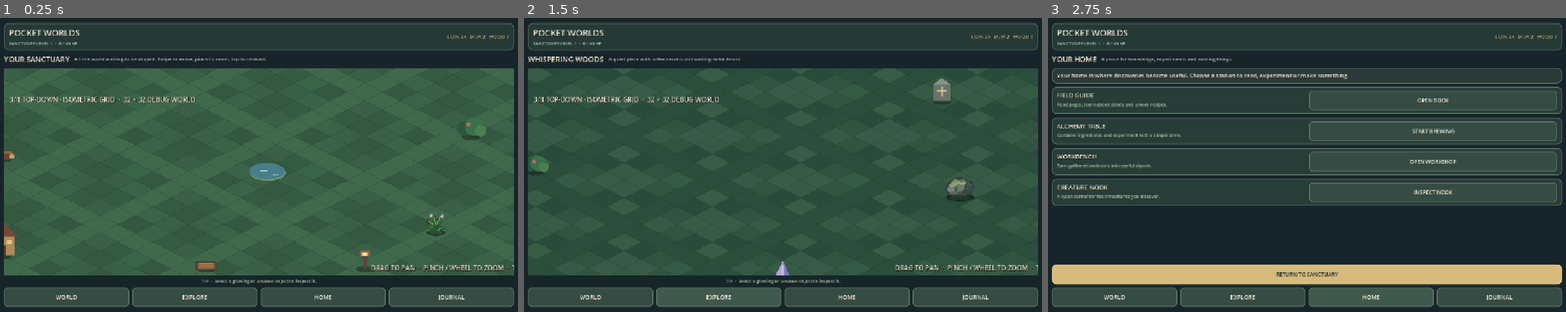
Above: before the commit, frames 1-3 (left to right).
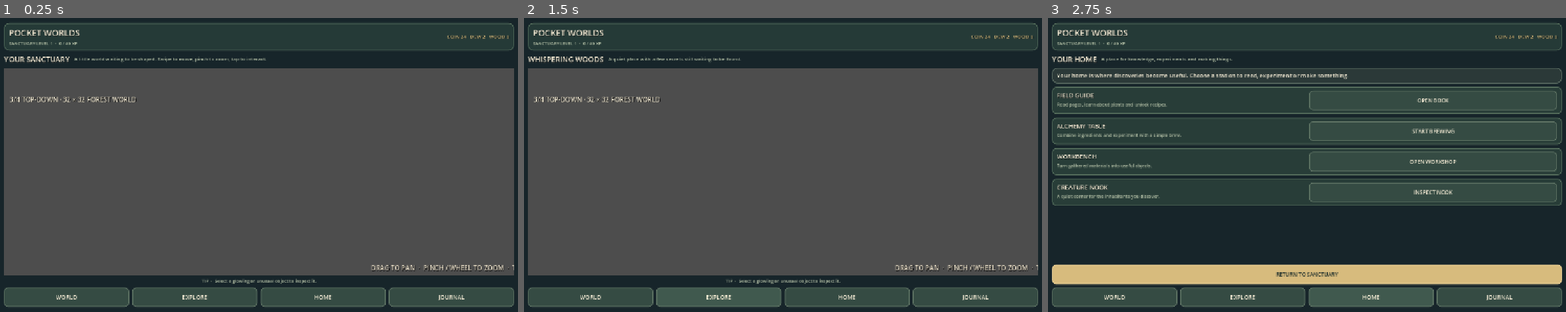
Above: after the commit, the same moments.

Repository: Kryodo/PocketWorlds
Game: Godot game, scene res://scenes/app/main.tscn
The game is run twice, just before and just after one commit, with the same random seed, the same clock (stepped at 60 frames per second) and the same inputs.
Inputs:
- Up to frame 1 (0.25 s): no input
- Up to frame 2 (1.5 s): click "WORLD" at 0.5 s; click "EXPLORE" at 1.25 s
- Up to frame 3 (2.75 s): click "HOME" at 2 s

The runs differ from the first frame. In frame 1, 37% of the frame differs, in the area x 0-100%, y 17-88%; in frame 2, 49%; in frame 3, nothing differs.
Error after the commit: Parse Error: Could not preload resource script "res://scripts/world/forest_ground_tile_generator.gd". (res://scripts/world/world_ground_tiles.gd:4)

Commit message:
Add generated forest terrain tiles and renderer

Diff:
--- /dev/null
+++ b/scripts/world/forest_ground_tile_generator.gd
@@ -0,0 +1,167 @@
+@tool
+class_name ForestGroundTileGenerator
+extends RefCounted
+
+const TILE_SIZE := Vector2i(192, 96)
+const ASSET_DEFINITION_SCRIPT := preload("res://scripts/world/pw_asset_definition.gd")
+const ASSET_IDS: Array[String] = [
+	"forest_grass",
+	"forest_grass_flowers",
+	"forest_wildflowers",
+	"forest_dirt_path",
+	"forest_dirt_path_bare",
+	"forest_rocky_ground"
+]
+
+static func generate_all_assets(overwrite_existing: bool = false) -> Dictionary:
+	var result := {"generated": [], "skipped": [], "errors": []}
+	_ensure_directory("res://assets/sprites")
+	_ensure_directory("res://assets/definitions")
+	for asset_id in ASSET_IDS:
+		var texture_path := "res://assets/sprites/%s.png" % asset_id
+		var definition_path := "res://assets/definitions/%s.tres" % asset_id
+		var source_root := "res://assets/source_art/%s" % asset_id
+		if not overwrite_existing and FileAccess.file_exists(ProjectSettings.globalize_path(texture_path)) and ResourceLoader.exists(definition_path):
+			result["skipped"].append(asset_id)
+			continue
+		var image := create_image(asset_id)
+		var save_error := image.save_png(ProjectSettings.globalize_path(texture_path))
+		if save_error != OK:
+			result["errors"].append("%s PNG save failed: %d" % [asset_id, save_error])
+			continue
+		var definition = ASSET_DEFINITION_SCRIPT.new()
+		definition.asset_id = StringName(asset_id)
+		definition.display_name = _display_name(asset_id)
+		definition.category = &"ground"
+		definition.tags = [ &"ground", &"terrain", &"forest" ]
+		definition.texture_path = texture_path
+		definition.texture_size_px = TILE_SIZE
+		definition.ground_anchor_px = Vector2(TILE_SIZE) * 0.5
+		definition.footprint_size = Vector2i.ONE
+		definition.asset_role = 1
+		definition.sprite_scale = Vector2(0.5, 0.5)
+		var resource_error := ResourceSaver.save(definition, definition_path)
+		if resource_error != OK:
+			result["errors"].append("%s definition save failed: %d" % [asset_id, resource_error])
+			continue
+		var source_error := _save_source_layers(asset_id, image, source_root)
+		if source_error != OK:
+			result["errors"].append("%s source save failed: %d" % [asset_id, source_error])
+			continue
+		result["generated"].append(asset_id)
+	return result
+
+static func create_image(asset_id: String) -> Image:
+	var image := Image.create(TILE_SIZE.x, TILE_SIZE.y, false, Image.FORMAT_RGBA8)
+	image.fill(Color(0.0, 0.0, 0.0, 0.0))
+	var seed := absi(asset_id.hash()) % 997
+	var palette := _palette_for(asset_id)
+	for y in range(TILE_SIZE.y):
+		for x in range(TILE_SIZE.x):
+			var diamond_distance := absf(float(x) - 95.5) / 95.5 + absf(float(y) - 47.5) / 47.5
+			if diamond_distance > 1.0:
+				continue
+			var variation := posmod(x * 17 + y * 31 + seed * 13 + x * y, 13)
+			var color: Color = palette[variation % palette.size()]
+			if (asset_id.begins_with("forest_dirt") and variation == 2) or (asset_id == "forest_rocky_ground" and variation == 4):
+				color = palette[0].darkened(0.12)
+			image.set_pixel(x, y, color)
+	_add_terrain_details(image, asset_id, seed, palette)
+	return image
+
+static func _palette_for(asset_id: String) -> Array[Color]:
+	if asset_id.begins_with("forest_dirt"):
+		if asset_id == "forest_dirt_path_bare":
+			return [Color("78583e"), Color("856244"), Color("906b49"), Color("9b7650"), Color("a9845a"), Color("6f5039")]
+		return [Color("4e6944"), Color("6e7049"), Color("846b4a"), Color("927650"), Color("a1845d"), Color("5f7047")]
+	if asset_id == "forest_rocky_ground":
+		return [Color("59695a"), Color("667567"), Color("74806c"), Color("858776"), Color("989583"), Color("4d5e51")]
+	if asset_id == "forest_wildflowers":
+		return [Color("315b3d"), Color("3a6842"), Color("46754a"), Color("54804f"), Color("648b58"), Color("426b45")]
+	return [Color("315c3c"), Color("386743"), Color("427049"), Color("4b7850"), Color("568253"), Color("628a59")]
+
+static func _add_terrain_details(image: Image, asset_id: String, seed: int, palette: Array[Color]) -> void:
+	if asset_id.begins_with("forest_dirt"):
+		for index in range(54):
+			var px := 12 + posmod(index * 37 + seed, 168)
+			var py := 5 + posmod(index * 19 + seed * 3, 86)
+			if _inside_diamond(px, py):
+				var tone: Color = palette[posmod(index, palette.size())]
+				_paint_pixel(image, px, py, tone.lightened(0.10 if index % 3 == 0 else 0.0))
+		return
+	if asset_id == "forest_rocky_ground":
+		for index in range(26):
+			var px := 10 + posmod(index * 43 + seed, 172)
+			var py := 4 + posmod(index * 23 + seed * 5, 88)
+			if _inside_diamond(px, py):
+				var stone := Color("b0aa96") if index % 4 == 0 else Color("46564d")
+				_paint_cluster(image, px, py, stone, 1 if index % 3 == 0 else 2)
+		return
+	for index in range(42):
+		var px := 8 + posmod(index * 41 + seed, 176)
+		var py := 3 + posmod(index * 29 + seed * 7, 90)
+		if not _inside_diamond(px, py):
+			continue
+		var blade := Color("8ca96a") if index % 4 == 0 else Color("294d35")
+		_paint_pixel(image, px, py, blade)
+		if index % 5 == 0 and _inside_diamond(px + 1, py - 1):
+			_paint_pixel(image, px + 1, py - 1, blade.lightened(0.08))
+	if asset_id == "forest_grass_flowers" or asset_id == "forest_wildflowers":
+		var flower_count := 8 if asset_id == "forest_grass_flowers" else 18
+		for index in range(flower_count):
+			var px := 12 + posmod(index * 53 + seed, 168)
+			var py := 4 + posmod(index * 31 + seed * 11, 88)
+			if _inside_diamond(px, py):
+				var flower := Color("f0d78a") if index % 3 == 0 else (Color("e7b9d3") if index % 3 == 1 else Color("eee7c9"))
+				_paint_cluster(image, px, py, flower, 1)
+
+static func _inside_diamond(x: int, y: int) -> bool:
+	return absf(float(x) - 95.5) / 95.5 + absf(float(y) - 47.5) / 47.5 <= 1.0
+
+static func _paint_pixel(image: Image, x: int, y: int, color: Color) -> void:
+	if x >= 0 and y >= 0 and x < TILE_SIZE.x and y < TILE_SIZE.y and _inside_diamond(x, y):
+		image.set_pixel(x, y, color)
+
+static func _paint_cluster(image: Image, x: int, y: int, color: Color, radius: int) -> void:
+	for oy in range(-radius, radius + 1):
+		for ox in range(-radius, radius + 1):
+			if abs(ox) + abs(oy) <= radius + 1:
+				_paint_pixel(image, x + ox, y + oy, color)
+
+static func _save_source_layers(asset_id: String, composite: Image, source_root: String) -> Error:
+	_ensure_directory(source_root + "/layers")
+	var transparent := Image.create(TILE_SIZE.x, TILE_SIZE.y, false, Image.FORMAT_RGBA8)
+	transparent.fill(Color(0.0, 0.0, 0.0, 0.0))
+	var layers := [
+		{"name": "Shadow Paintover", "file": "layer_00.png", "image": transparent},
+		{"name": "Base Art", "file": "layer_01.png", "image": composite},
+		{"name": "Highlight Paintover", "file": "layer_02.png", "image": transparent}
+	]
+	for layer in layers:
+		var image: Image = layer["image"]
+		var error := image.save_png(ProjectSettings.globalize_path(source_root + "/layers/" + layer["file"]))
+		if error != OK:
+			return error
+	var document := {
+		"version": 1,
+		"asset_id": asset_id,
+		"size": [TILE_SIZE.x, TILE_SIZE.y],
+		"ground_anchor_px": [TILE_SIZE.x / 2, TILE_SIZE.y / 2],
+		"footprint_size": [1, 1],
+		"layers": [
+			{"name": layer["name"], "file": layer["file"]} for layer in layers
+		]
+	}
+	var file := FileAccess.open(ProjectSettings.globalize_path(source_root + "/document.json"), FileAccess.WRITE)
+	if file == null:
+		return FileAccess.get_open_error()
+	file.store_string(JSON.stringify(document, "\t"))
+	file.close()
+	return OK
+
+static func _ensure_directory(res_path: String) -> void:
+	DirAccess.make_dir_recursive_absolute(ProjectSettings.globalize_path(res_path))
+
+static func _display_name(asset_id: String) -> String:
+	var readable := asset_id.trim_prefix("forest_").replace("_", " ")
+	return readable.capitalize()
--- a/scripts/world/world_board.gd
+++ b/scripts/world/world_board.gd
@@ -10,9 +10,9 @@
 
 const WORLD_OBJECTS := {
 	"sanctuary": [
-		{"id": "old_oak", "name": "Old Oak", "x": 8, "y": 7, "asset_id": "old_oak", "kind": "tree", "footprint_size": Vector2i(2, 2), "selection_size": Vector2(112, 132), "visual_scale": 1.45},
+		{"id": "old_oak", "name": "Old Oak", "x": 8, "y": 7, "asset_id": "old_oak", "kind": "tree", "footprint_size": Vector2i(2, 2), "selection_size": Vector2(214, 220), "visual_scale": 1.45},
 		{"id": "berry_bush", "name": "Berry Bush", "x": 19, "y": 7, "kind": "bush", "footprint_size": Vector2i(2, 2), "selection_size": Vector2(82, 62), "visual_scale": 1.2},
-		{"id": "moonpetal_plant", "name": "Moonpetal Plant", "x": 24, "y": 14, "asset_id": "moonpetal_plant", "kind": "plant", "footprint_size": Vector2i(1, 1), "selection_size": Vector2(72, 78)},
+		{"id": "moonpetal_plant", "name": "Moonpetal Plant", "x": 24, "y": 14, "asset_id": "moonpetal_plant", "kind": "plant", "footprint_size": Vector2i(1, 1), "selection_size": Vector2(92, 100)},
 		{"id": "pond", "name": "Quiet Pond", "x": 15, "y": 15, "kind": "pond", "footprint_size": Vector2i(3, 2), "selection_size": Vector2(128, 74)},
 		{"id": "fallen_log", "name": "Fallen Log", "x": 7, "y": 22, "kind": "log", "footprint_size": Vector2i(2, 1), "selection_size": Vector2(82, 42)},
 		{"id": "garden_bed", "name": "Garden Bed", "x": 19, "y": 22, "kind": "garden", "footprint_size": Vector2i(2, 2), "selection_size": Vector2(76, 54)},
@@ -23,7 +23,7 @@
 		{"id": "ancient_marker", "name": "Ancient Marker", "x": 16, "y": 7, "kind": "marker", "footprint_size": Vector2i(1, 1), "selection_size": Vector2(76, 90)},
 		{"id": "moonseed_patch", "name": "Moonpetal Patch", "x": 8, "y": 22, "kind": "flowers", "footprint_size": Vector2i(2, 2), "selection_size": Vector2(94, 66)},
 		{"id": "crystal_cache", "name": "Crystal Cache", "x": 22, "y": 22, "kind": "crystal", "footprint_size": Vector2i(1, 1), "selection_size": Vector2(70, 86)},
-		{"id": "mossy_stone", "name": "Mossy Stone", "x": 22, "y": 12, "asset_id": "mossy_rock", "kind": "stone", "footprint_size": Vector2i(1, 1), "selection_size": Vector2(78, 64)}
+		{"id": "mossy_stone", "name": "Mossy Stone", "x": 22, "y": 12, "asset_id": "mossy_rock", "kind": "stone", "footprint_size": Vector2i(1, 1), "selection_size": Vector2(118, 108)}
 	]
 }
 
@@ -33,7 +33,7 @@
 var _world_viewport: SubViewport
 var _camera: Camera2D
 var _camera_controller: WorldCameraController
-var _ground: WorldDebugGround
+var _ground: WorldGroundTiles
 var _objects_root: Node2D
 var _input_overlay: Control
 var _projection_label: Label
@@ -76,8 +76,8 @@
 	world_root.name = "WorldRoot"
 	_world_viewport.add_child(world_root)
 
-	_ground = WorldDebugGround.new()
-	_ground.name = "DebugGround"
+	_ground = WorldGroundTiles.new()
+	_ground.name = "GroundTiles"
 	world_root.add_child(_ground)
 
 	_objects_root = Node2D.new()
@@ -104,7 +104,7 @@
 	add_child(_input_overlay)
 
 	_projection_label = Label.new()
-	_projection_label.text = "3/4 TOP-DOWN · ISOMETRIC GRID  ·  32 × 32 DEBUG WORLD"
+	_projection_label.text = "3/4 TOP-DOWN · 32 × 32 FOREST WORLD"
 	_projection_label.position = Vector2(14, 66)
 	_projection_label.add_theme_color_override("font_color", Color("f2ead4"))
 	_projection_label.add_theme_color_override("font_shadow_color", Color(0, 0, 0, 0.75))
@@ -235,8 +235,7 @@
 		elif entity is WorldDebugObject:
 			(entity as WorldDebugObject).selected = false
 		entity.queue_redraw()
-	_ground.selected_cell = cell
-	_ground.queue_redraw()
+	_ground.set_selected_cell(cell)
 	empty_tile_selected.emit(cell)
 
 func _select_entity(entity: Node2D) -> void:
@@ -247,8 +246,7 @@
 			(item as WorldDebugObject).selected = item == entity
 		item.queue_redraw()
 	_selected_cell = Vector2i(-1, -1)
-	_ground.selected_cell = _selected_cell
-	_ground.queue_redraw()
+	_ground.set_selected_cell(_selected_cell)
 	var object_id := ""
 	if entity is WorldEntity:
 		object_id = (entity as WorldEntity).object_id
--- /dev/null
+++ b/scripts/world/world_ground_tiles.gd
@@ -0,0 +1,106 @@
+class_name WorldGroundTiles
+extends Node2D
+
+const TILE_GENERATOR := preload("res://scripts/world/forest_ground_tile_generator.gd")
+
+var projection: GridProjection
+var map_size: Vector2i = Vector2i(32, 32)
+var world_id: String = "sanctuary"
+var selected_cell: Vector2i = Vector2i(-1, -1)
+
+var _terrain_root: Node2D
+var _selection_outline: Line2D
+var _texture_cache: Dictionary = {}
+
+func configure(next_projection: GridProjection, next_map_size: Vector2i, next_world_id: String) -> void:
+	projection = next_projection
+	map_size = next_map_size
+	world_id = next_world_id
+	_rebuild_tiles()
+	_update_selection_outline()
+
+func set_selected_cell(cell: Vector2i) -> void:
+	selected_cell = cell
+	_update_selection_outline()
+
+func _ensure_render_nodes() -> void:
+	if not is_instance_valid(_terrain_root):
+		_terrain_root = Node2D.new()
+		_terrain_root.name = "TerrainSprites"
+		_terrain_root.z_index = -100
+		add_child(_terrain_root)
+	if not is_instance_valid(_selection_outline):
+		_selection_outline = Line2D.new()
+		_selection_outline.name = "SelectedCellOutline"
+		_selection_outline.width = 2.0
+		_selection_outline.default_color = Color("f2d58a")
+		_selection_outline.antialiased = true
+		_selection_outline.z_index = 100
+		add_child(_selection_outline)
+
+func _rebuild_tiles() -> void:
+	if projection == null:
+		return
+	_ensure_render_nodes()
+	for child in _terrain_root.get_children():
+		child.queue_free()
+	for y in range(map_size.y):
+		for x in range(map_size.x):
+			var cell := Vector2i(x, y)
+			var asset_id := _get_tile_asset_id(cell)
+			var sprite := Sprite2D.new()
+			sprite.name = "%s_%d_%d" % [asset_id, x, y]
+			sprite.texture = _get_tile_texture(asset_id)
+			sprite.position = projection.cell_center(cell)
+			sprite.scale = Vector2(0.5, 0.5)
+			sprite.centered = true
+			sprite.texture_filter = CanvasItem.TEXTURE_FILTER_NEAREST
+			sprite.z_index = 0
+			_terrain_root.add_child(sprite)
+
+func _get_tile_texture(asset_id: String) -> Texture2D:
+	if _texture_cache.has(asset_id):
+		return _texture_cache[asset_id] as Texture2D
+	var texture_path := "res://assets/sprites/%s.png" % asset_id
+	var texture: Texture2D
+	if ResourceLoader.exists(texture_path):
+		texture = load(texture_path) as Texture2D
+	else:
+		texture = ImageTexture.create_from_image(TILE_GENERATOR.create_image(asset_id))
+	_texture_cache[asset_id] = texture
+	return texture
+
+func _get_tile_asset_id(cell: Vector2i) -> String:
+	var variation := posmod(cell.x * 7 + cell.y * 11 + cell.x * cell.y, 100)
+	if _is_path_cell(cell):
+		return "forest_dirt_path_bare" if variation % 3 == 0 else "forest_dirt_path"
+	if world_id == "whispering_woods":
+		if variation % 17 == 0:
+			return "forest_rocky_ground"
+		if variation % 9 == 0:
+			return "forest_wildflowers"
+		if variation % 5 == 0:
+			return "forest_grass_flowers"
+		return "forest_grass"
+	if variation % 19 == 0:
+		return "forest_rocky_ground"
+	if variation % 11 == 0:
+		return "forest_grass_flowers"
+	return "forest_grass"
+
+func _is_path_cell(cell: Vector2i) -> bool:
+	if cell.y < 4 or cell.y > map_size.y - 5:
+		return false
+	var center_x := int(roundf(float(cell.y) * 0.56 + float(map_size.x) * 0.18))
+	return absi(cell.x - center_x) <= 1
+
+func _update_selection_outline() -> void:
+	if projection == null:
+		return
+	_ensure_render_nodes()
+	if selected_cell.x < 0 or selected_cell.y < 0 or selected_cell.x >= map_size.x or selected_cell.y >= map_size.y:
+		_selection_outline.clear_points()
+		return
+	var points := projection.get_cell_polygon(selected_cell)
+	points.append(points[0])
+	_selection_outline.points = points
